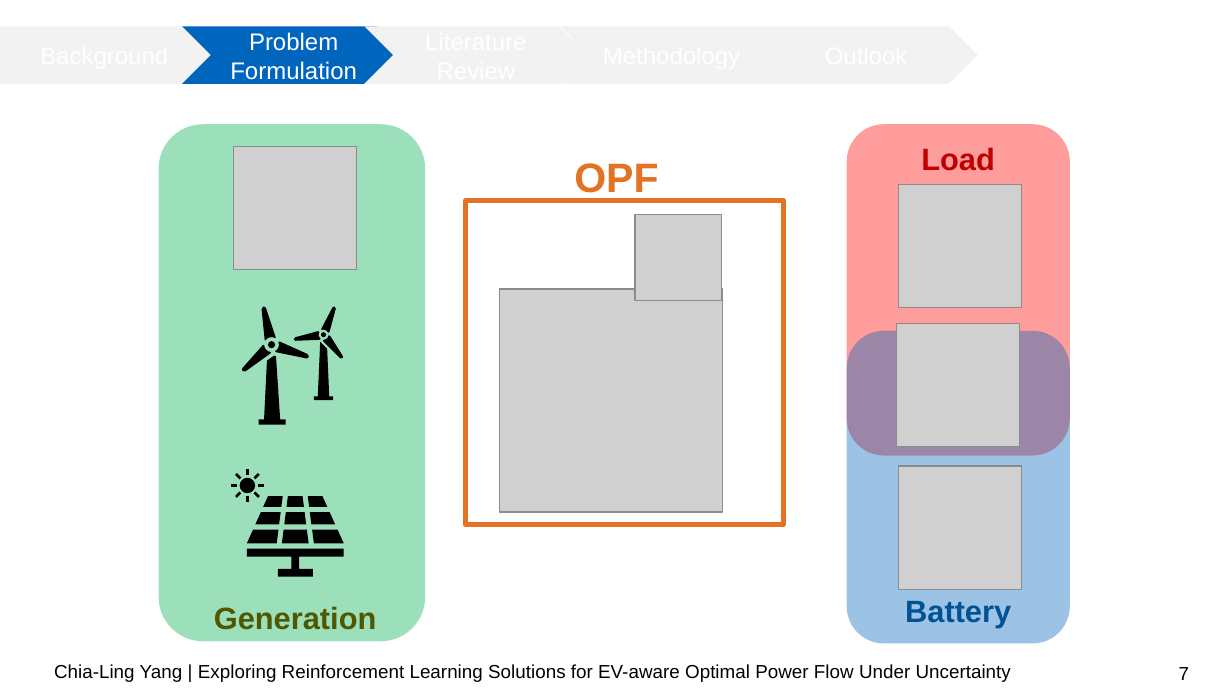
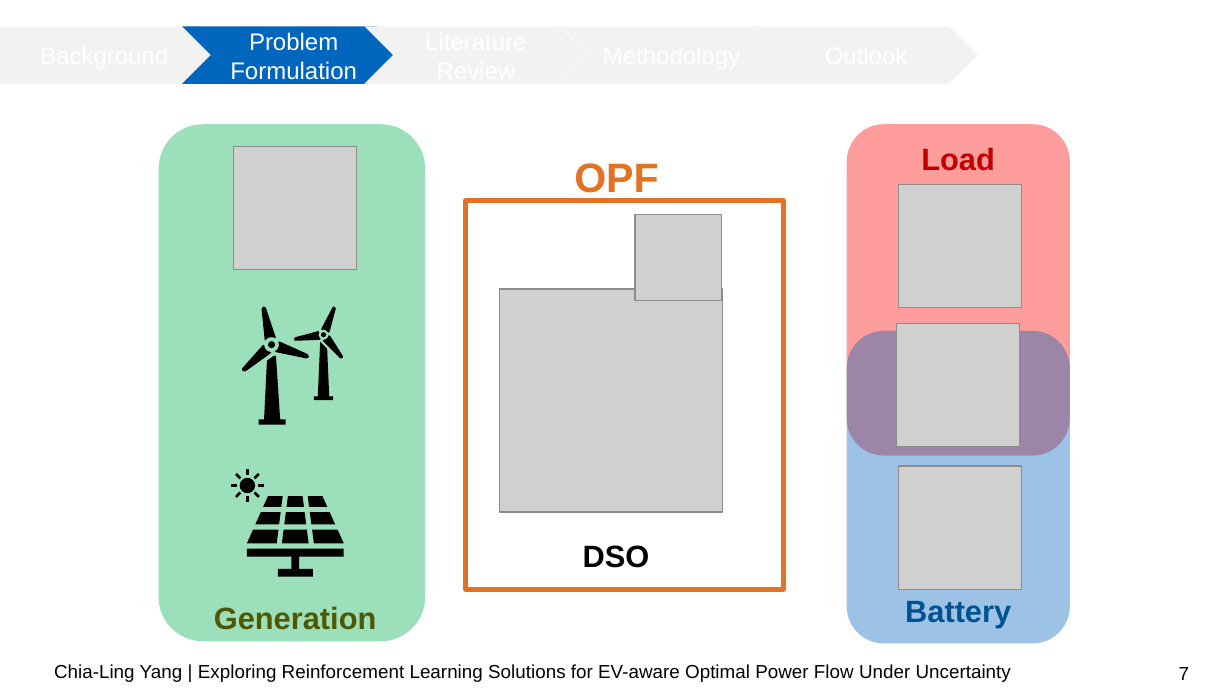
Before and after one commit to chialingyang7718/RL_OPF_EVaware, a slide deck: slide 7 of Mid-term Presentation.pptx. Drawn at 1232x693 pixels with LibreOffice and Linux fonts; fonts in the diff are those of the drawing; grey boxes stand for pictures; background and template pictures are left out. Boxes give left, top, right and bottom in pixels: in the first picture for what was removed or moved away, otherwise in the second. Text is boxed around its words. In the diff, an @@ line names an element or a change of style, - is before the commit and + after.

```diff
--- a/Mid-term Presentation.pptx
+++ b/Mid-term Presentation.pptx
@@ rectangle: place and size @@
-rectangle at (466, 201, 784, 525)
+rectangle at (466, 201, 784, 590)
@@ text added at (583, 545, 650, 568), 18 pt, text #000000, bold @@
+DSO
```
Also in this commit, not shown: 9 other slides changed, 1 other file.
